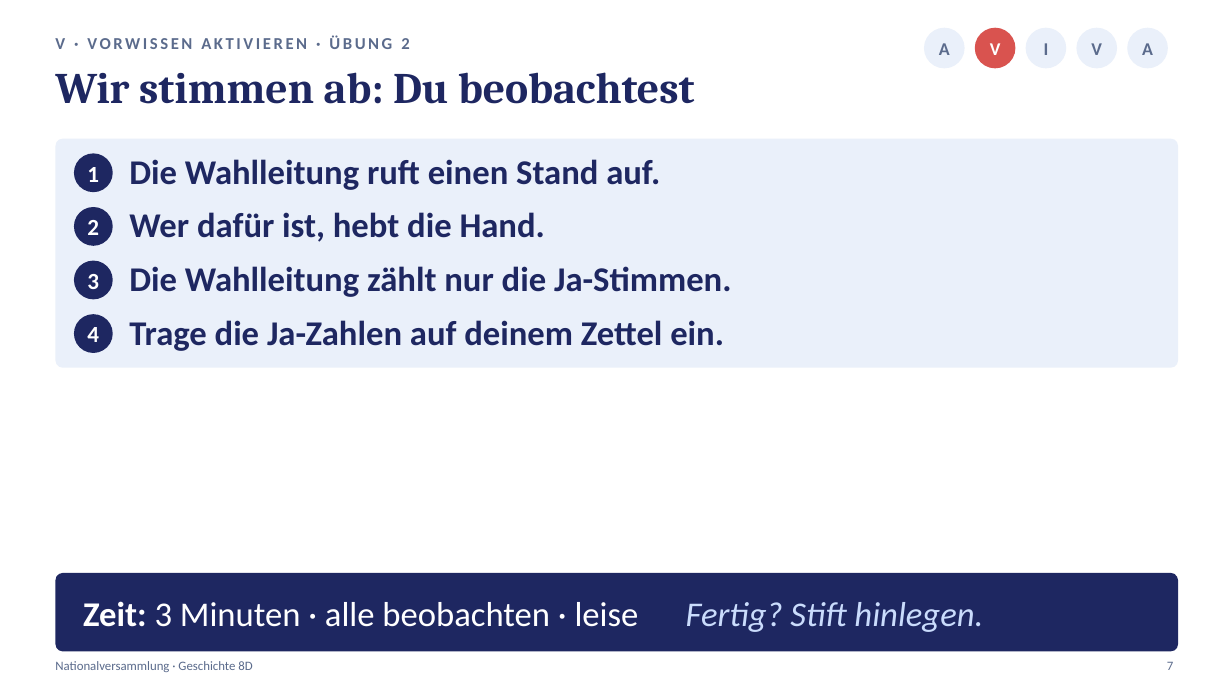
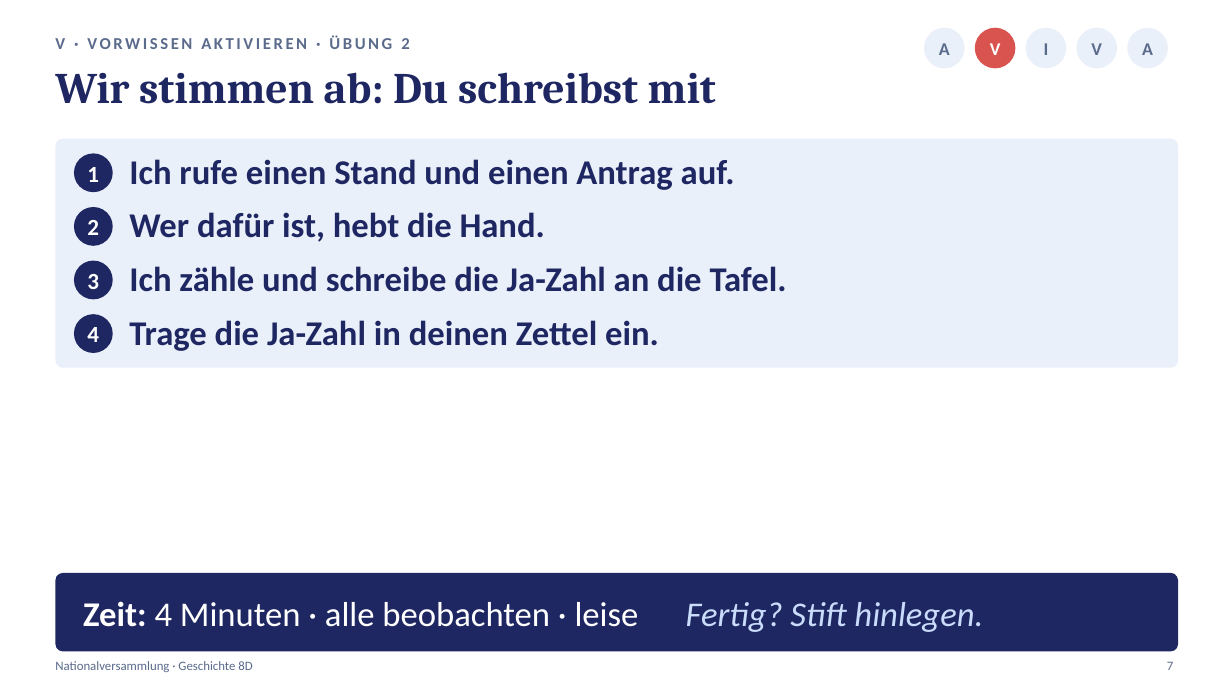
Before and after one commit to golzkonstantin-gif/Schule, a slide deck: slide 7 of Geschichte_8D/Stunde2_Nationalversammlung/Praesentation_Stunde2_Nationalversammlung_8D.pptx. Drawn at 1232x693 pixels with LibreOffice and Linux fonts; fonts in the diff are those of the drawing. Boxes give left, top, right and bottom in pixels: in the first picture for what was removed or moved away, otherwise in the second. Text is boxed around its words. In the diff, an @@ line names an element or a change of style, - is before the commit and + after.

```diff
--- a/Geschichte_8D/Stunde2_Nationalversammlung/Praesentation_Stunde2_Nationalversammlung_8D.pptx
+++ b/Geschichte_8D/Stunde2_Nationalversammlung/Praesentation_Stunde2_Nationalversammlung_8D.pptx
@@ text at (55, 72, 716, 104): text changed @@
-Wir stimmen ab: Du beobachtest
+Wir stimmen ab: Du schreibst mit
@@ text at (129, 159, 735, 190): text changed @@
-Die Wahlleitung ruft einen Stand auf.
+Ich rufe einen Stand und einen Antrag auf.
@@ text at (129, 266, 787, 292): text changed @@
-Die Wahlleitung zählt nur die Ja-Stimmen.
+Ich zähle und schreibe die Ja-Zahl an die Tafel.
@@ text at (129, 320, 659, 351): text changed @@
-Trage die Ja-Zahlen auf deinem Zettel ein.
+Trage die Ja-Zahl in deinen Zettel ein.
@@ text at (83, 601, 983, 632): text changed @@
-Zeit: 3 Minuten · alle beobachten · leise Fertig? Stift hinlegen.
+Zeit: 4 Minuten · alle beobachten · leise Fertig? Stift hinlegen.
```
Also in this commit, not shown: 6 other slides changed, 13 other files.
